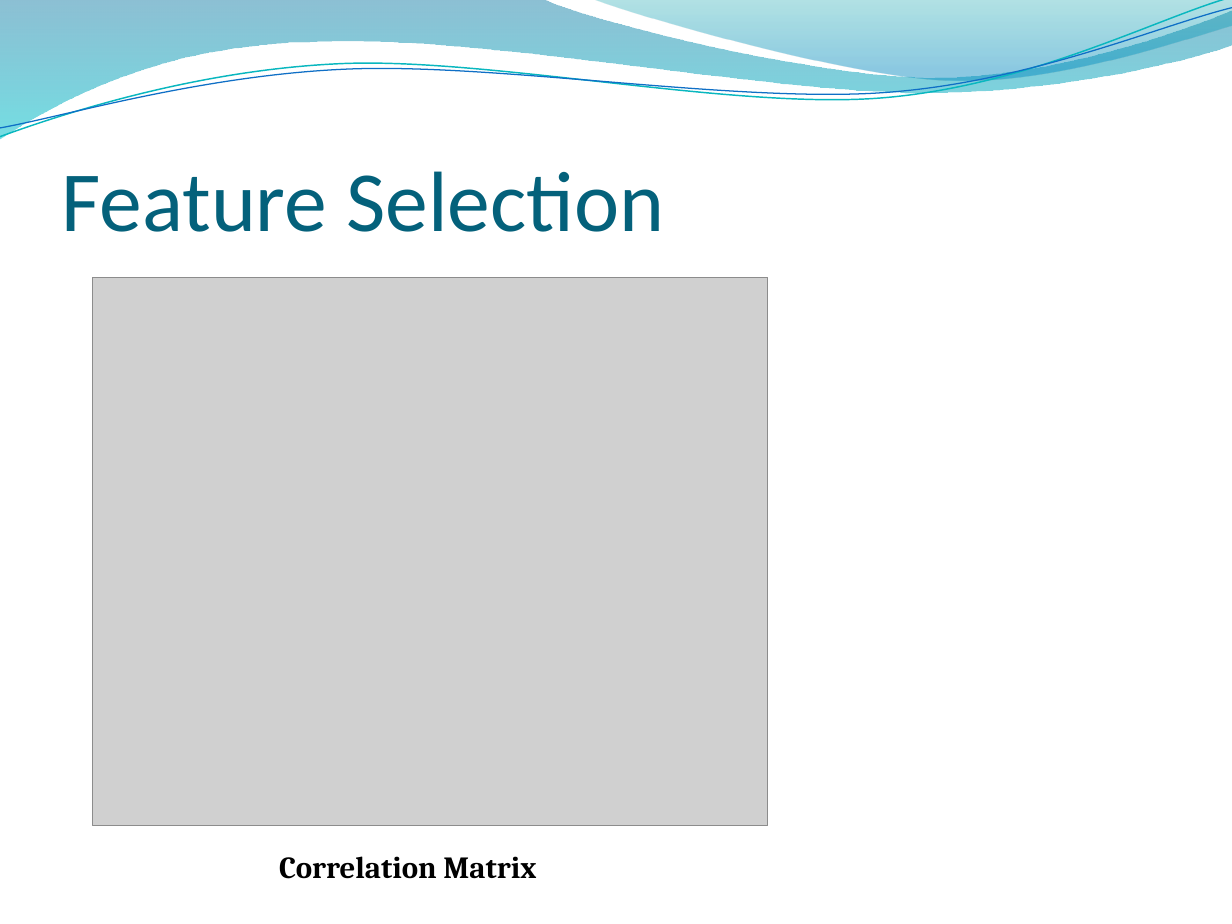
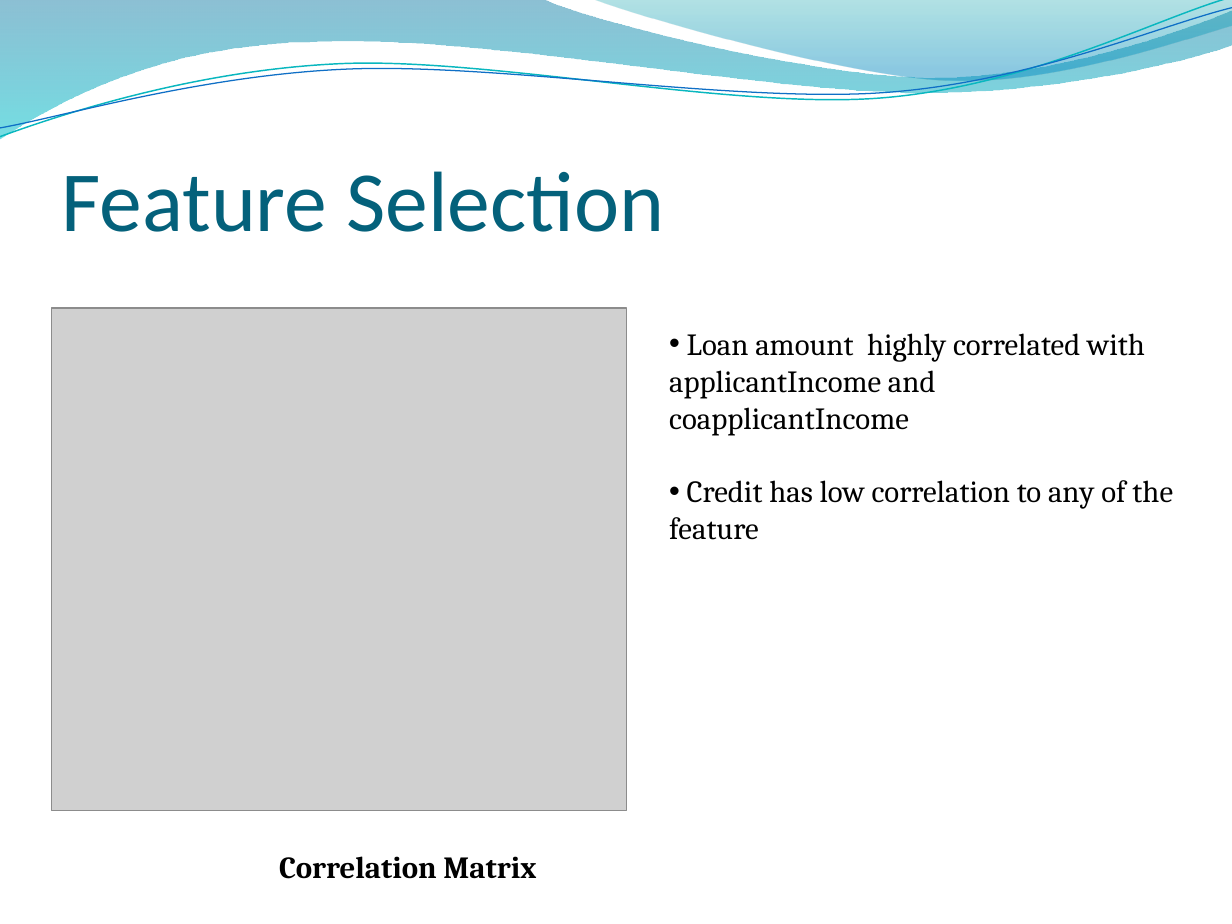
Before and after one commit to williambfi/machine-learning-assignment, a slide deck: slide 19 of Final Project House Loan Prediction/HOUSE LOAN PREDICTION.pptx. Drawn at 1232x924 pixels with LibreOffice and Linux fonts; fonts in the diff are those of the drawing; grey boxes stand for pictures; background and template pictures are left out. Boxes give left, top, right and bottom in pixels: in the first picture for what was removed or moved away, otherwise in the second. Text is boxed around its words. In the diff, an @@ line names an element or a change of style, - is before the commit and + after.

```diff
--- a/Final Project House Loan Prediction/HOUSE LOAN PREDICTION.pptx
+++ b/Final Project House Loan Prediction/HOUSE LOAN PREDICTION.pptx
@@ picture: place and size @@
-picture at [92, 277, 768, 825]
+picture at [52, 308, 627, 811]
@@ text added at [669, 333, 1173, 540], 18 pt, text #000000 @@
+• Loan amount highly correlated with applicantIncome and coapplicantIncome
+• Credit has low correlation to any of the feature
```
Also in this commit, not shown: 13 other slides changed.
